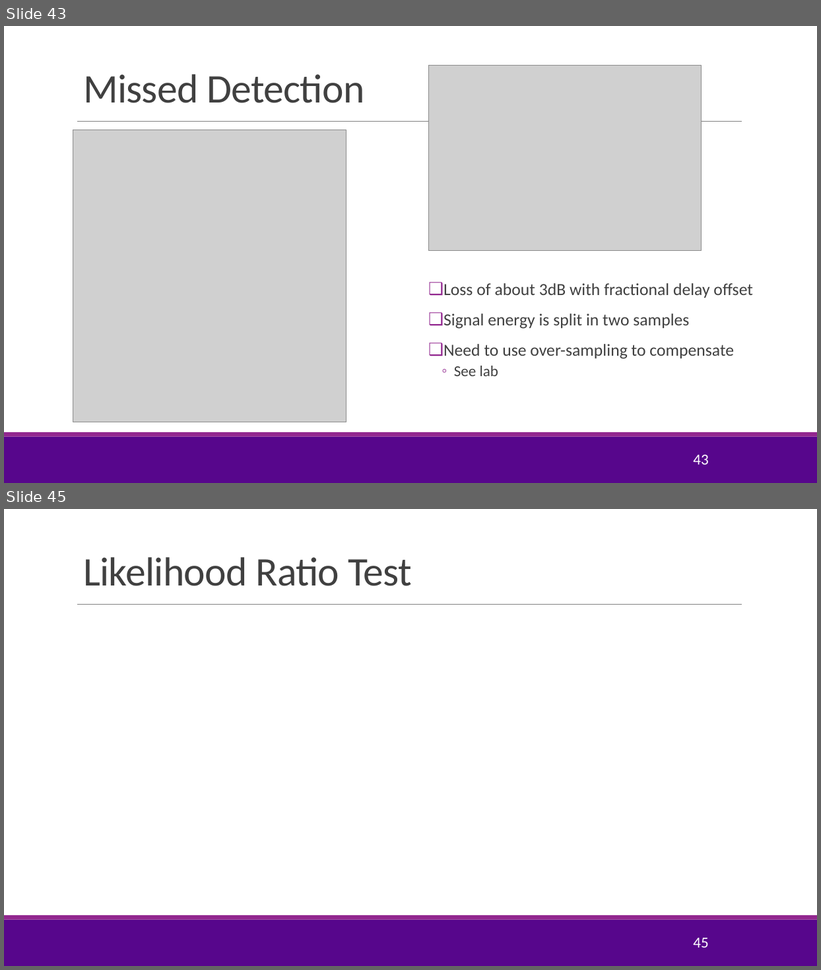
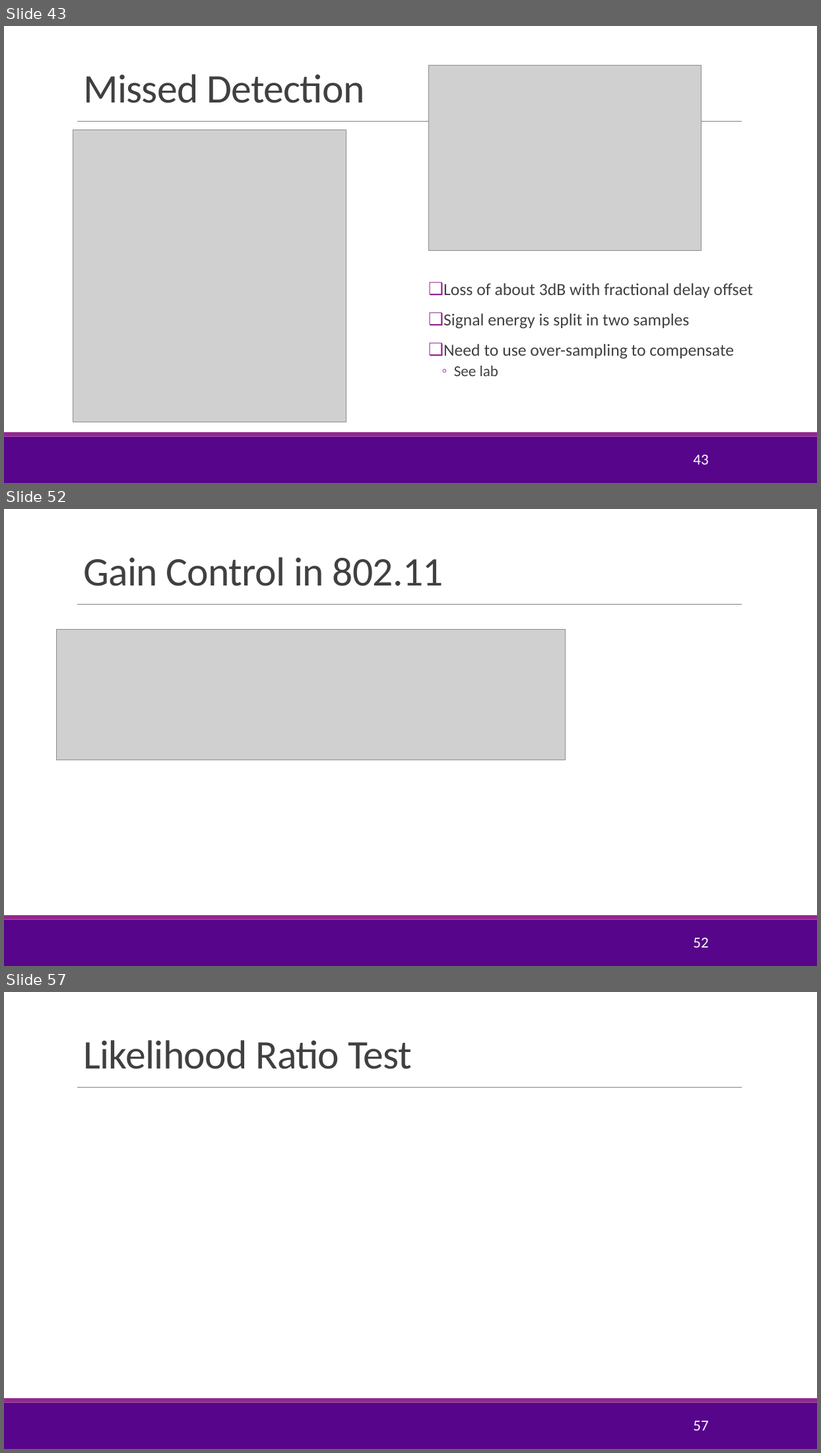
Before and after one commit to sdrangan/digitalcomm, a slide deck: Lectures/Unit07_Sync.pptx. Shown one above the other, each under a label of ours: slides 43 and 45 before the commit, slides 43, 52 and 57 after it; the slides between them are not shown. The pictures are 821x970 and 821x1453 pixels, drawn with LibreOffice and Linux fonts; fonts in the diff are those of the drawing; grey boxes stand for pictures; background and template pictures are left out. Boxes give left, top, right and bottom in pixels: in the first picture for what was removed or moved away, otherwise in the second. Text is boxed around its words. In the diff, an @@ line names an element or a change of style, - is before the commit and + after.

```diff
--- a/Lectures/Unit07_Sync.pptx
+++ b/Lectures/Unit07_Sync.pptx
@@ slide 52 added at [4,509,817,966], background #FFFFFF; not listed: 3 template elements that a slide beside it also shows @@
@@ title added at [83,557,444,586], 48 pt, text #404040 @@
+Gain Control in 802.11
@@ picture added at [56,629,565,760] @@
@@ page number added at [693,938,708,948], 18 pt, text #FFFFFF @@
+52
@@ what was slide 45 is now slide 57 @@
@@ page number at [693,1421,708,1431]: text changed @@
-45
+57
```
Also in this commit, not shown: 5 slides changed, 11 other slides added, 3 other files.
